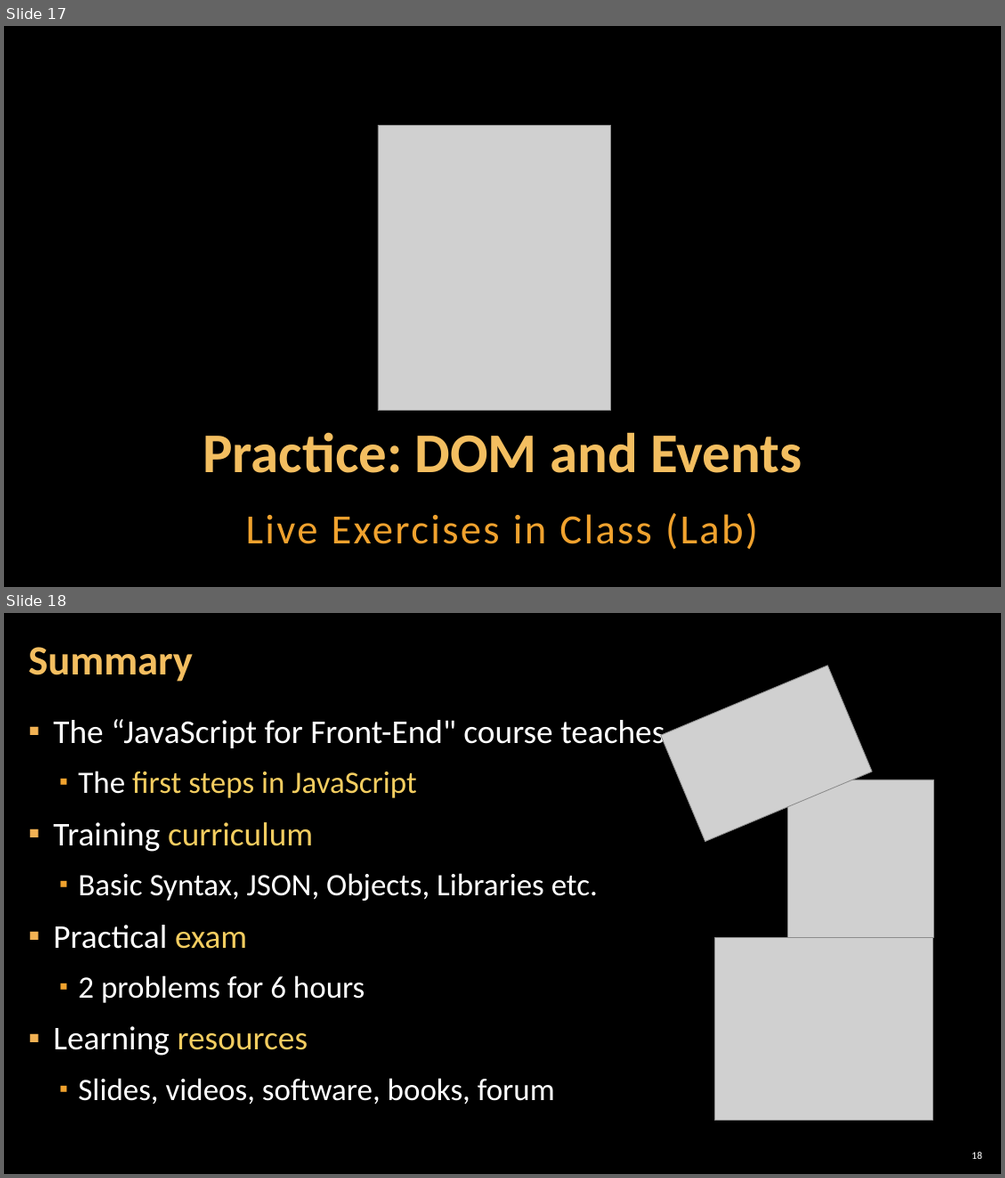
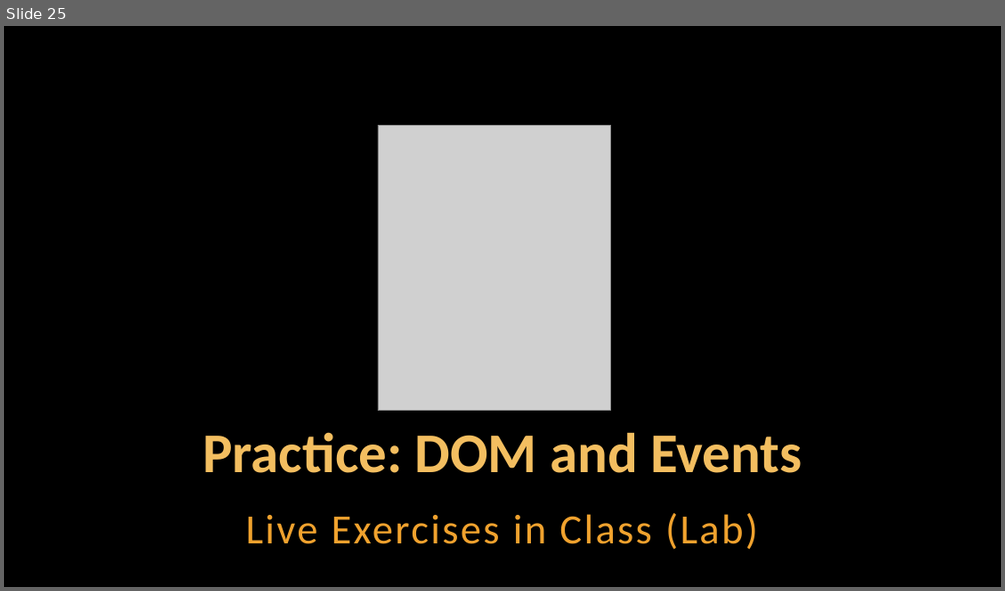
Before and after one commit to antoniaat/Front-End-Development, a slide deck: JavaScript_For_FrontEnd/02. JavaScript-for-Front-End-Introduction-to-DOM-and-Events/02. JavaScript-for-Front-End-Introduction-to-DOM-and-Events.pptx. Shown one above the other, each under a label of ours: slides 17 and 18 before the commit, slide 25 after it. The pictures are 1005x1178 and 1005x591 pixels, drawn with LibreOffice and Linux fonts; fonts in the diff are those of the drawing; grey boxes stand for pictures; background and template pictures are left out. Boxes give left, top, right and bottom in pixels: in the first picture for what was removed or moved away, otherwise in the second. Text is boxed around its words. In the diff, an @@ line names an element or a change of style, - is before the commit and + after.

```diff
--- a/JavaScript_For_FrontEnd/02. JavaScript-for-Front-End-Introduction-to-DOM-and-Events/02. JavaScript-for-Front-End-Introduction-to-DOM-and-Events.pptx
+++ b/JavaScript_For_FrontEnd/02. JavaScript-for-Front-End-Introduction-to-DOM-and-Events/02. JavaScript-for-Front-End-Introduction-to-DOM-and-Events.pptx
@@ slide 18 removed at (4, 613, 1001, 1174), background picture (left out) @@
@@ title removed at (28, 647, 193, 682) @@
-Summary
@@ picture removed at (660, 666, 872, 842) @@
@@ text removed at (53, 719, 664, 1104) @@
-▪ The “JavaScript for Front-End" course teaches
-  ▪ The first steps in JavaScript
-▪ Training curriculum
-  ▪ Basic Syntax, JSON, Objects, Libraries etc.
-▪ Practical exam
-  ▪ 2 problems for 6 hours
-▪ Learning resources
-  ▪ Slides, videos, software, books, forum
@@ picture removed at (788, 779, 933, 938) @@
@@ picture removed at (714, 937, 933, 1120) @@
@@ page number removed at (971, 1151, 982, 1159) @@
-18
@@ what was slide 17 is now slide 25 @@
```
Also in this commit, not shown: 3 slides changed, 9 slides added, 12 other files.
